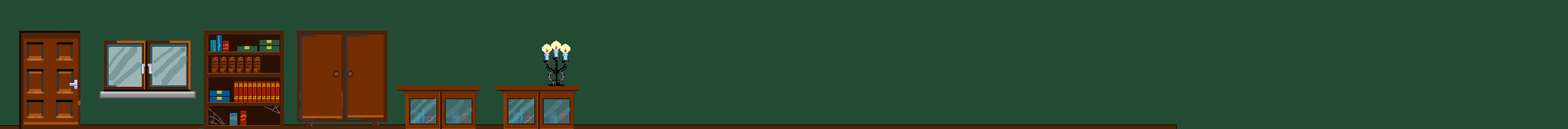
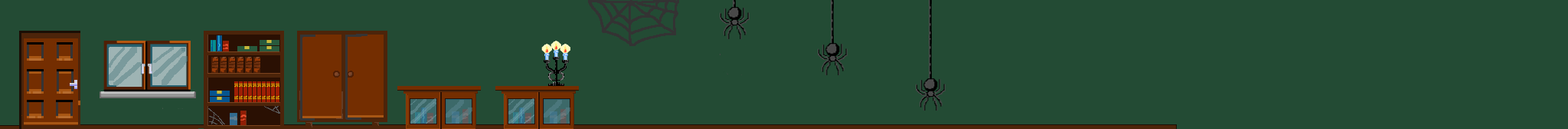
Before/after of a (1568, 129) layered artwork. What changed in the layer stack:
moved "Background" above "Pasted Layer", painted on it over [588, 0, 946, 111]
